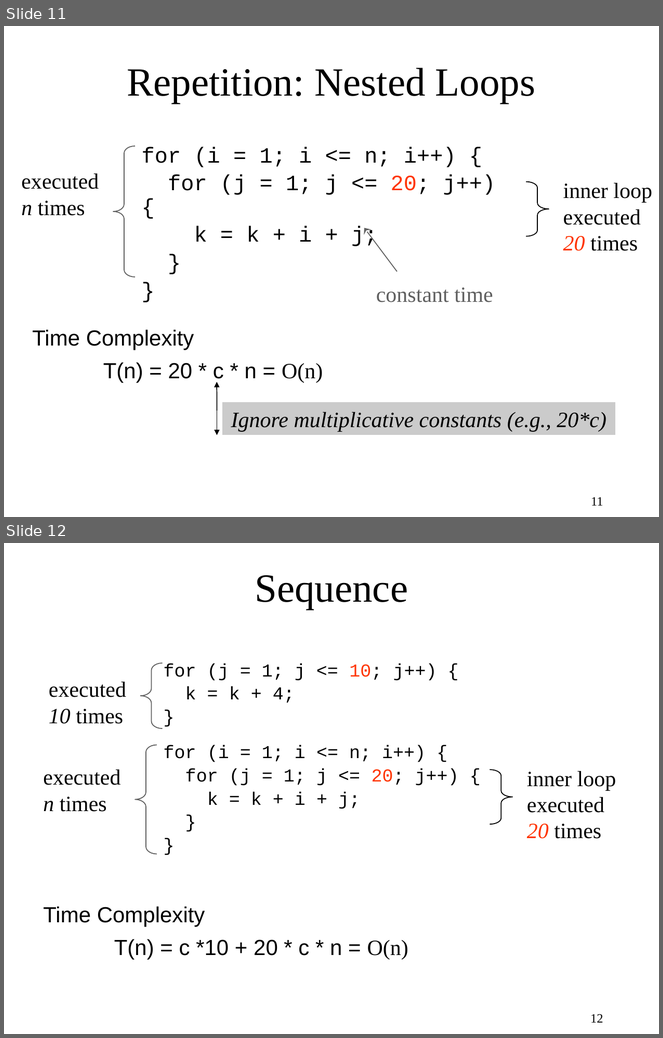
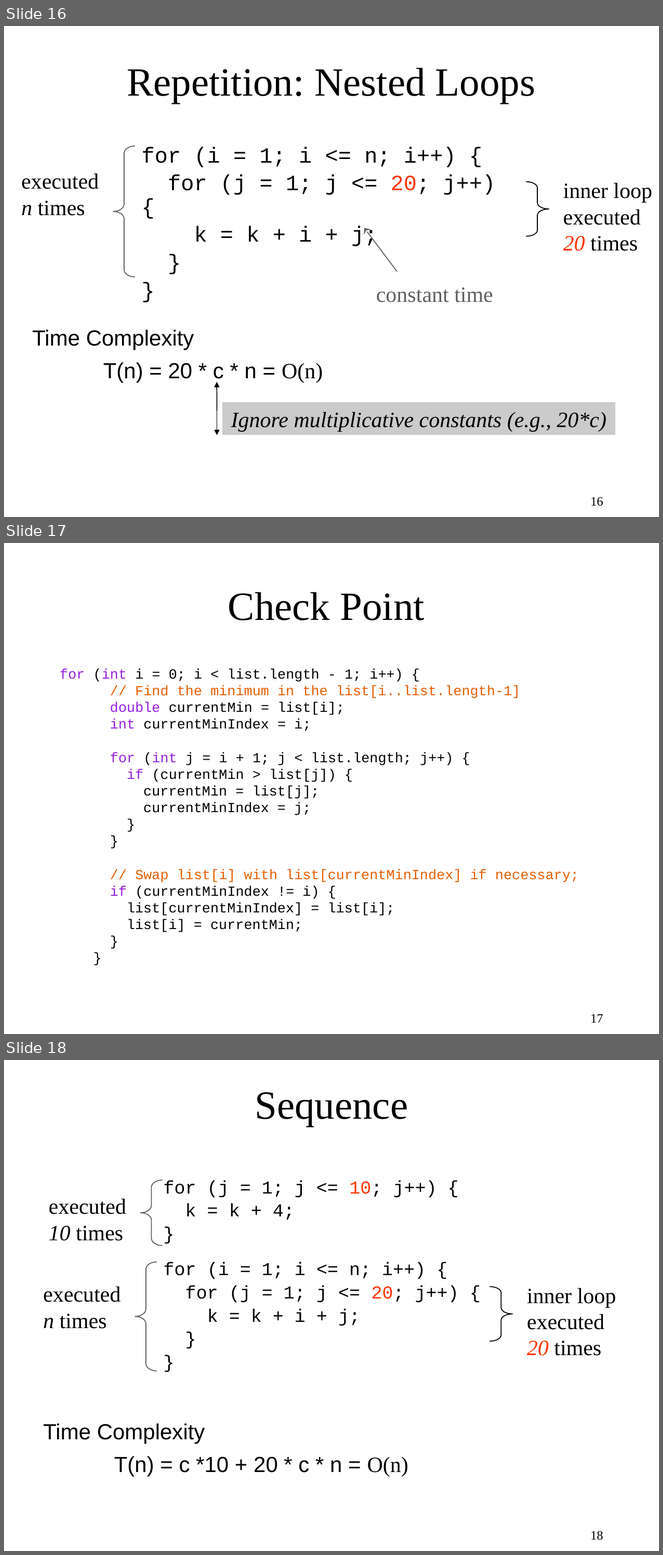
Before and after one commit to bzartoshty/bzartoshty.github.io, a slide deck: COMP182/Lectures/Lecture6/Lecture06.pptx. Shown one above the other, each under a label of ours: slides 11 and 12 before the commit, slides 16, 17 and 18 after it. The pictures are 663x1038 and 663x1555 pixels, drawn with LibreOffice and Linux fonts; fonts in the diff are those of the drawing. Boxes give left, top, right and bottom in pixels: in the first picture for what was removed or moved away, otherwise in the second. Text is boxed around its words. In the diff, an @@ line names an element or a change of style, - is before the commit and + after.

```diff
--- a/COMP182/Lectures/Lecture6/Lecture06.pptx
+++ b/COMP182/Lectures/Lecture6/Lecture06.pptx
@@ slide 17 added at (x1=4, y1=543, x2=659, y2=1034), background #FFFFFF @@
@@ title added at (x1=228, y1=592, x2=425, y2=620), 44 pt, text #000000 @@
+Check Point
@@ text added at (x1=60, y1=669, x2=579, y2=932), 15.3 pt, text #000000 @@
+for (int i = 0; i < list.length - 1; i++) {
+// Find the minimum in the list[i..list.length-1]
+double currentMin = list[i];
+int currentMinIndex = i;
+for (int j = i + 1; j < list.length; j++) {
+if (currentMin > list[j]) {
+currentMin = list[j];
+currentMinIndex = j;
+}
+}
+// Swap list[i] with list[currentMinIndex] if necessary;
+if (currentMinIndex != i) {
+list[currentMinIndex] = list[i];
+list[i] = currentMin;
+}
+}
@@ page number added at (x1=591, y1=1015, x2=604, y2=1023), 14 pt, text #000000 @@
+17
@@ what was slide 11 is now slide 16 @@
@@ page number at (x1=591, y1=497, x2=604, y2=506): text changed @@
-11
+16
@@ what was slide 12 is now slide 18 @@
@@ page number at (x1=591, y1=1531, x2=604, y2=1540): text changed @@
-12
+18
```
Also in this commit, not shown: 1 slide changed, 7 other slides added, 1 other file.
